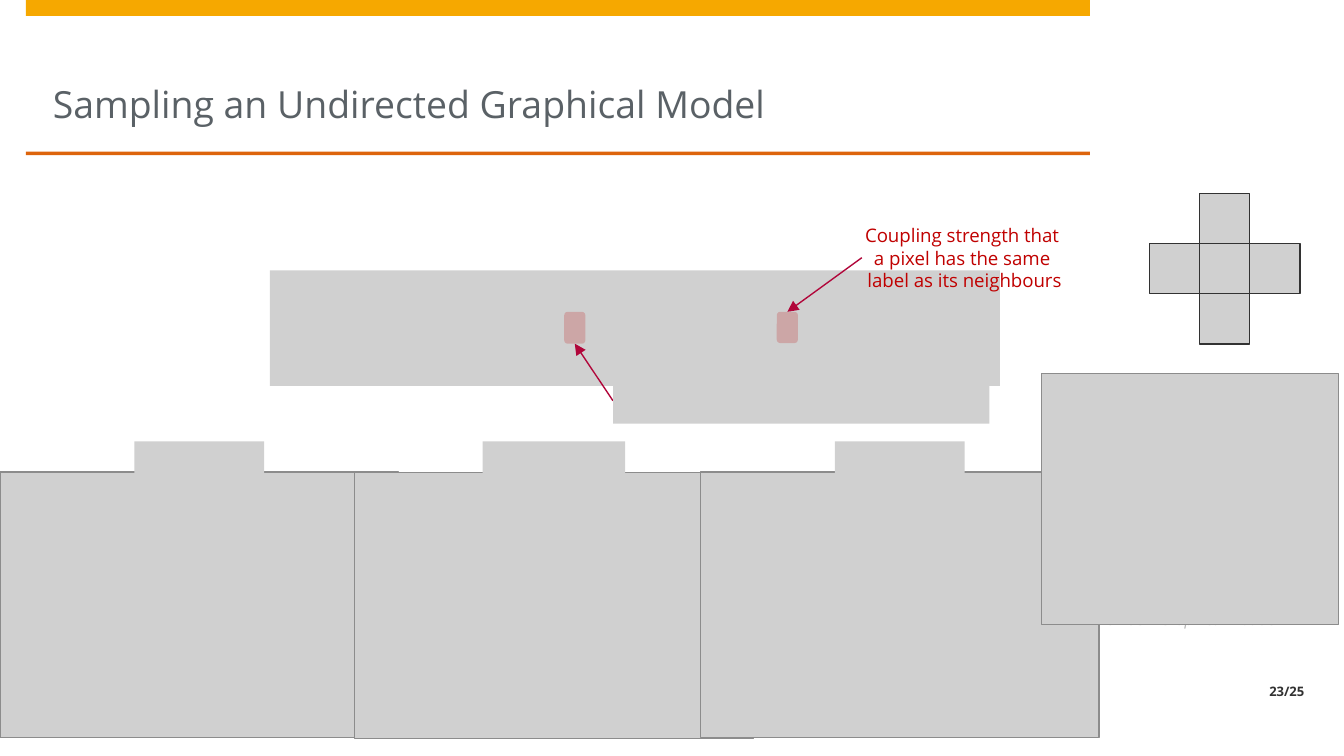
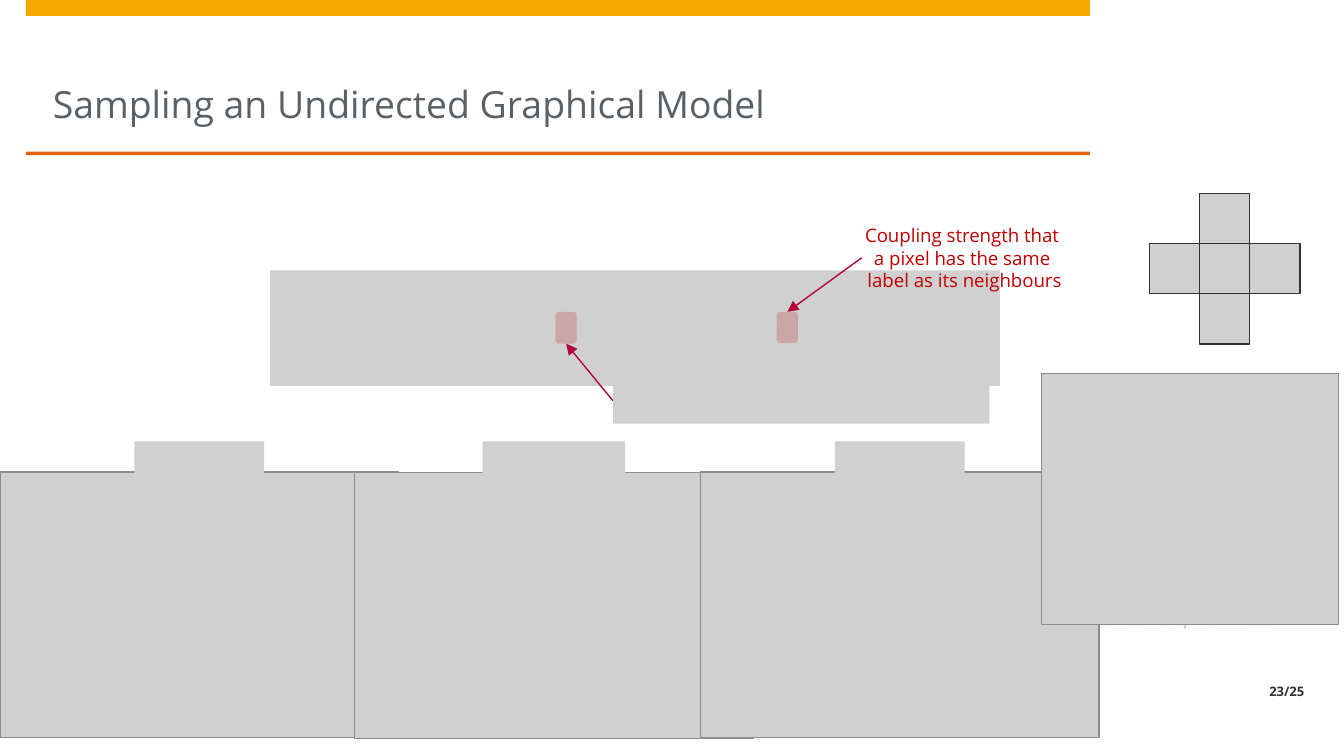
Before and after one commit to treyfel/pml-wise2025, a slide deck: slide 23 of unit3/Unit3 - Graphical Models.pptx. Drawn at 1344x756 pixels with LibreOffice and Linux fonts; fonts in the diff are those of the drawing; grey boxes stand for pictures; background and template pictures are left out. Boxes give left, top, right and bottom in pixels: in the first picture for what was removed or moved away, otherwise in the second. Text is boxed around its words. In the diff, an @@ line names an element or a change of style, - is before the commit and + after.

Commit message:
Fixed mistakes in the Ising Model

```diff
--- a/unit3/Unit3 - Graphical Models.pptx
+++ b/unit3/Unit3 - Graphical Models.pptx
@@ rounded rectangle: place and size @@
-rounded rectangle at (564,312,586,344)
+rounded rectangle at (555,312,577,344)
@@ arrow moved from (613, 401) - (575, 344) to (613, 401) - (566, 344) @@
```
Also in this commit, not shown: 1 other slide changed, 3 other files.
